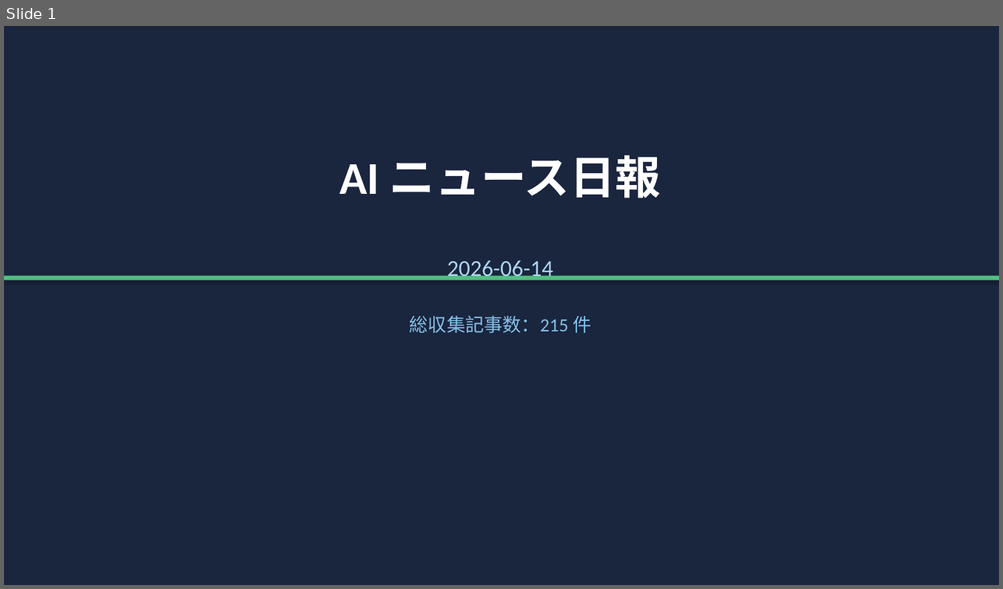
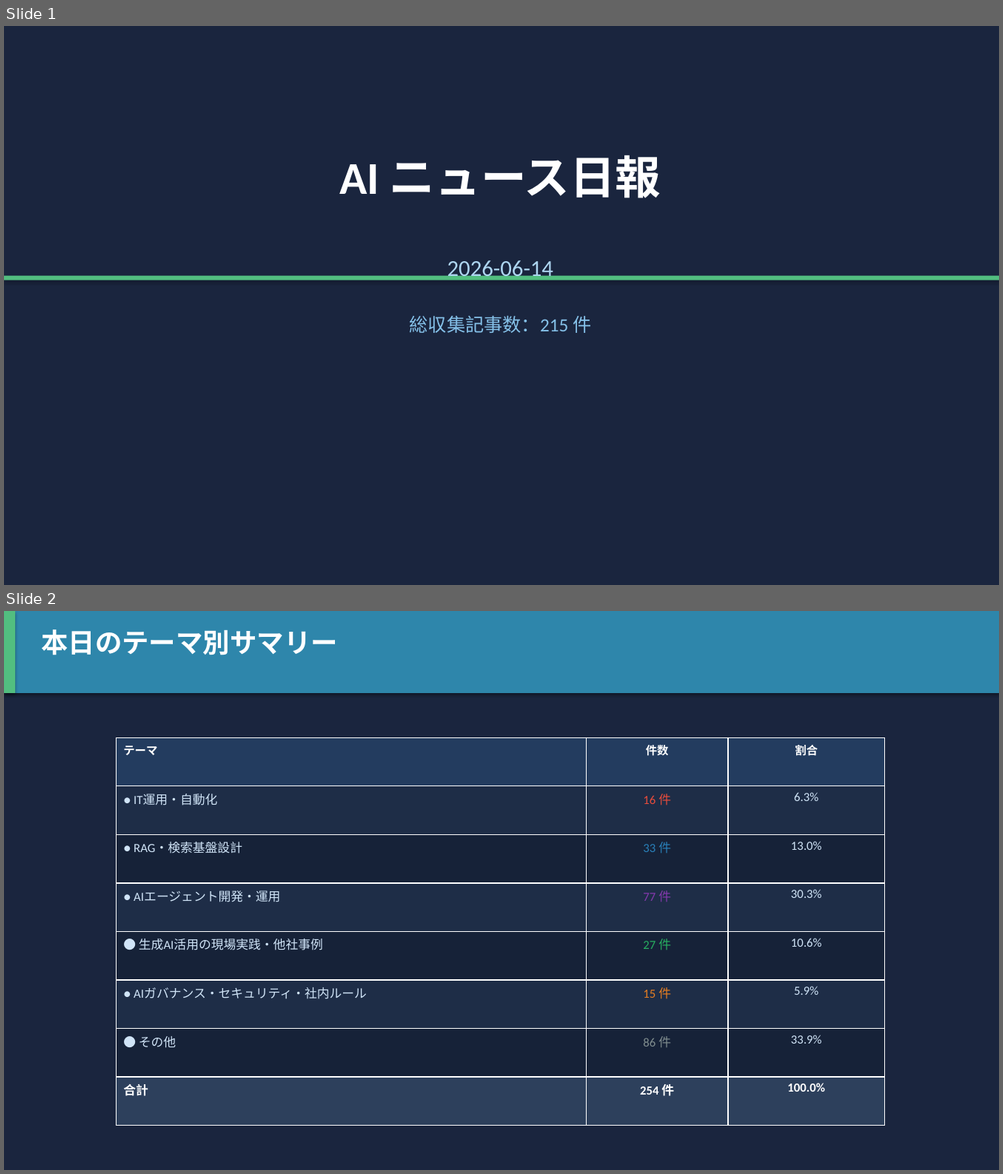
Before and after one commit to h-shoji-jws/ai-news-collector, a slide deck: data/2026-06-14.pptx. Shown one above the other, each under a label of ours: slide 1 before the commit, slides 1 and 2 after it. The pictures are 1003x589 and 1003x1174 pixels, drawn with LibreOffice and Linux fonts; fonts in the diff are those of the drawing. Boxes give left, top, right and bottom in pixels: in the first picture for what was removed or moved away, otherwise in the second. Text is boxed around its words. In the diff, an @@ line names an element or a change of style, - is before the commit and + after.

```diff
--- a/data/2026-06-14.pptx
+++ b/data/2026-06-14.pptx
@@ slide 2 added at (4, 611, 999, 1170), background #FFFFFF @@
@@ rectangle added at (4, 611, 999, 1170), fill #1A253E @@
@@ rectangle added at (4, 611, 999, 693), fill #2E86AB @@
@@ rectangle added at (4, 611, 15, 693), fill #52BE80 @@
@@ text added at (41, 629, 338, 655), 26 pt, text #FFFFFF, bold @@
+本日のテーマ別サマリー
@@ table added at (116, 738, 885, 1126), 8 rows, 3 columns @@
+テーマ | 件数 | 割合
+● IT運用・自動化 | 16 件 | 6.3%
+● RAG・検索基盤設計 | 33 件 | 13.0%
+● AIエージェント開発・運用 | 77 件 | 30.3%
+● 生成AI活用の現場実践・他社事例 | 27 件 | 10.6%
+● AIガバナンス・セキュリティ・社内ルール | 15 件 | 5.9%
+● その他 | 86 件 | 33.9%
+合計 | 254 件 | 100.0%
```
Also in this commit, not shown: 4 slides changed, 19 other slides added, 5 slides removed.
